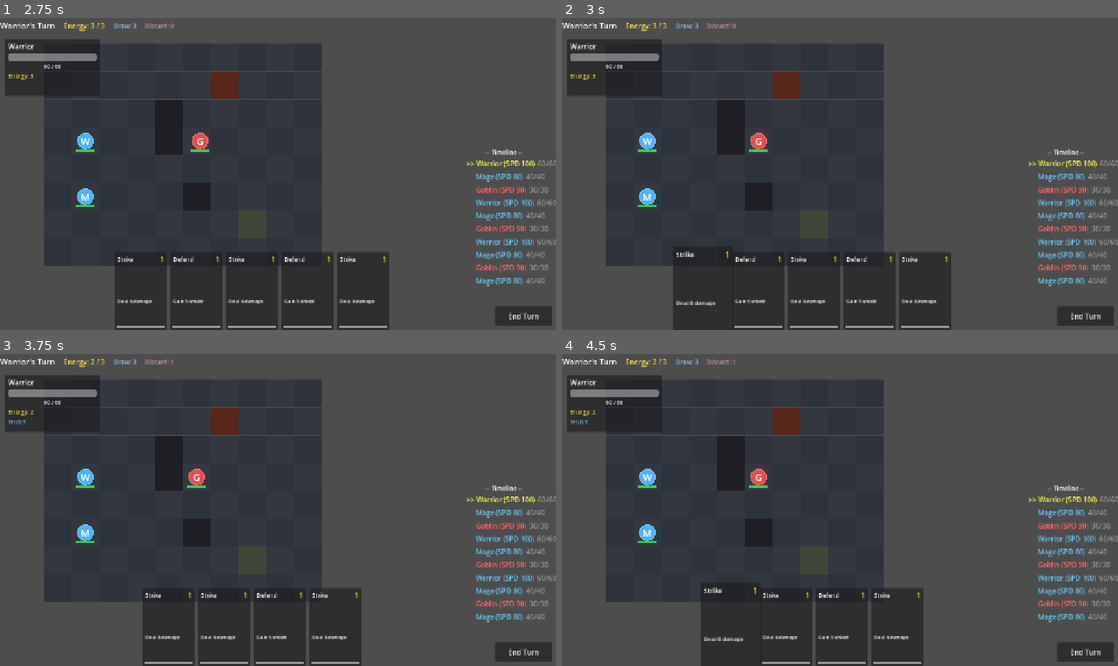
Above: before the commit, frames 1-4 (two rows, left to right).
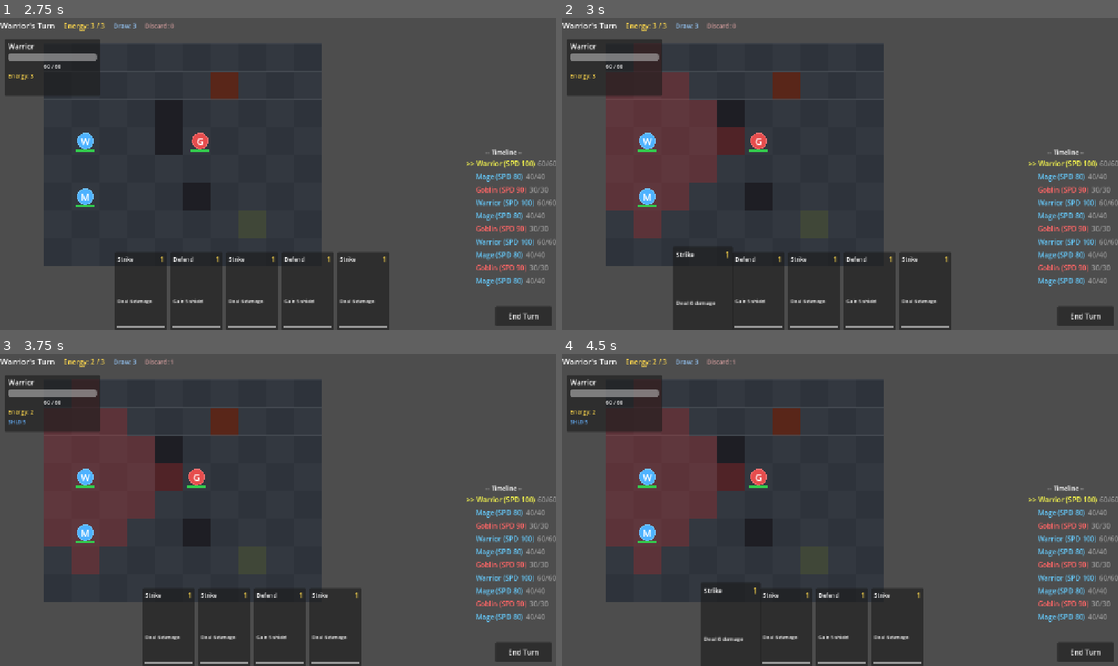
Above: after the commit, the same moments.

Repository: ihwooMil/gridspire
Game: Godot game, scene res://scenes/main.tscn
Two runs of this game, one before a commit and one after it. Both use one fixed random seed, a clock stepped at 60 frames per second and the inputs below.
Inputs (mouse positions are in pixels of both pictures, inside the frame that each line leads up to):
- Up to frame 1 (2.75 s): click "End Turn" at 0.5 s; click "End Turn" at 1.25 s; click "End Turn" at 2 s
- Up to frame 2 (3 s): move the mouse to (701, 289) at 2.77 s; click (701, 289) at 2.92 s
- Up to frame 3 (3.75 s): tap Enter at 3.5 s; move the mouse to (194, 625) at 3.52 s; click (194, 625) at 3.67 s
- Up to frame 4 (4.5 s): tap Space at 4.25 s; move the mouse to (728, 625) at 4.27 s; click (728, 625) at 4.42 s

Frame 1 is identical in both runs. In frame 2, 7.8% of the frame differs, in the area x 7-33%, y 17-71%; in frame 3, 7.8%; in frame 4, 7.8%.

Commit message:
docs: add requirements and design documents, fix input and targeting
Documentation:
- docs/REQUIREMENTS.md: full game requirements (REQ-01 ~ REQ-11 + future)
- docs/DESIGN.md: system architecture, data models, signal map, file structure
- Updated ARCHITECTURE.md scene tree to reflect current state

Bug fixes:
- Set mouse_filter=IGNORE on BattleHUD/TopBar/CardHand/TimelineBar to unblock grid clicks
- Add card targeting system: manual target selection for SINGLE_ENEMY/ALLY/TILE/AREA cards
- Right-click to cancel targeting or deselect character
- Route movement through BattleManager for turn-limit enforcement

Co-Authored-By: Claude Opus 4.6 <noreply@anthropic.com>

Diff:
--- a/project.godot
+++ b/project.godot
@@ -1,6 +1,10 @@
 ; Engine configuration file.
 ; It's best edited using the editor UI and not directly,
-; but it can also be manually edited.
+; since the parameters that go here are not all obvious.
+;
+; Format:
+;   [section] ; section goes between []
+;   param=value ; assign values to parameters
 
 config_version=5
 
@@ -9,7 +13,7 @@
 config/name="GridSpire"
 config/description="A tactical deckbuilding RPG with grid-based combat and speed-based timeline turns."
 run/main_scene="res://scenes/main.tscn"
-config/features=PackedStringArray("4.3", "GL Compatibility")
+config/features=PackedStringArray("4.4", "GL Compatibility")
 config/icon="res://assets/sprites/icon.svg"
 
 [autoload]
@@ -30,7 +34,8 @@
 
 click={
 "deadzone": 0.5,
-"events": [Object(InputEventMouseButton,"resource_local_to_s …(138 unchanged characters)… se,"button_mask":1,"position":Vector2(0,0),"global_position":Vector2(0,0),"factor":1.0,"button_index":1,"canceled":false,"pressed":true,"double_click":false,"script":null)]
+"events": [Object(InputEventMouseButton,"resource_local_to_s …(138 unchanged characters)… se,"button_mask":1,"position":Vector2(0, 0),"global_position":Vector2(0, 0),"factor":1.0,"button_index":1,"canceled":false,"pressed":true,"double_click":false,"script":null)
+]
 }
 
 [rendering]
--- a/resources/cards/bash.tres
+++ b/resources/cards/bash.tres
@@ -1,7 +1,7 @@
-[gd_resource type="Resource" script_class="CardData" load_steps=3 format=3]
+[gd_resource type="Resource" script_class="CardData" load_steps=5 format=3 uid="uid://bbtekyhegpmhy"]
 
-[ext_resource type="Script" path="res://scripts/core/card_resource.gd" id="1"]
-[ext_resource type="Script" path="res://scripts/core/card_effect_resource.gd" id="2"]
+[ext_resource type="Script" uid="uid://dbce0eii7paqv" path="res://scripts/core/card_resource.gd" id="1"]
+[ext_resource type="Script" uid="uid://bgoks5d7mj8yf" path="res://scripts/core/card_effect_resource.gd" id="2"]
 
 [sub_resource type="Resource" id="effect_damage"]
 script = ExtResource("2")
@@ -30,5 +30,5 @@
 range_min = 1
 range_max = 1
 target_type = 2
-effects = [SubResource("effect_damage"), SubResource("effect_stun")]
+effects = Array[ExtResource("2")]([SubResource("effect_damage"), SubResource("effect_stun")])
 rarity = 1
--- a/resources/cards/defend.tres
+++ b/resources/cards/defend.tres
@@ -1,7 +1,7 @@
-[gd_resource type="Resource" script_class="CardData" load_steps=3 format=3]
+[gd_resource type="Resource" script_class="CardData" load_steps=4 format=3 uid="uid://ciug7lh22tgux"]
 
-[ext_resource type="Script" path="res://scripts/core/card_resource.gd" id="1"]
-[ext_resource type="Script" path="res://scripts/core/card_effect_resource.gd" id="2"]
+[ext_resource type="Script" uid="uid://dbce0eii7paqv" path="res://scripts/core/card_resource.gd" id="1"]
+[ext_resource type="Script" uid="uid://bgoks5d7mj8yf" path="res://scripts/core/card_effect_resource.gd" id="2"]
 
 [sub_resource type="Resource" id="effect_1"]
 script = ExtResource("2")
@@ -21,5 +21,5 @@
 range_min = 0
 range_max = 0
 target_type = 0
-effects = [SubResource("effect_1")]
+effects = Array[ExtResource("2")]([SubResource("effect_1")])
 rarity = 0
--- a/resources/cards/fireball.tres
+++ b/resources/cards/fireball.tres
@@ -1,7 +1,7 @@
-[gd_resource type="Resource" script_class="CardData" load_steps=3 format=3]
+[gd_resource type="Resource" script_class="CardData" load_steps=4 format=3 uid="uid://cxhs5841i3n5u"]
 
-[ext_resource type="Script" path="res://scripts/core/card_resource.gd" id="1"]
-[ext_resource type="Script" path="res://scripts/core/card_effect_resource.gd" id="2"]
+[ext_resource type="Script" uid="uid://dbce0eii7paqv" path="res://scripts/core/card_resource.gd" id="1"]
+[ext_resource type="Script" uid="uid://bgoks5d7mj8yf" path="res://scripts/core/card_effect_resource.gd" id="2"]
 
 [sub_resource type="Resource" id="effect_1"]
 script = ExtResource("2")
@@ -21,5 +21,5 @@
 range_min = 1
 range_max = 4
 target_type = 6
-effects = [SubResource("effect_1")]
+effects = Array[ExtResource("2")]([SubResource("effect_1")])
 rarity = 1
--- a/resources/cards/heal.tres
+++ b/resources/cards/heal.tres
@@ -1,7 +1,7 @@
-[gd_resource type="Resource" script_class="CardData" load_steps=3 format=3]
+[gd_resource type="Resource" script_class="CardData" load_steps=4 format=3 uid="uid://bl87bl2xd3co4"]
 
-[ext_resource type="Script" path="res://scripts/core/card_resource.gd" id="1"]
-[ext_resource type="Script" path="res://scripts/core/card_effect_resource.gd" id="2"]
+[ext_resource type="Script" uid="uid://dbce0eii7paqv" path="res://scripts/core/card_resource.gd" id="1"]
+[ext_resource type="Script" uid="uid://bgoks5d7mj8yf" path="res://scripts/core/card_effect_resource.gd" id="2"]
 
 [sub_resource type="Resource" id="effect_1"]
 script = ExtResource("2")
@@ -21,5 +21,5 @@
 range_min = 0
 range_max = 3
 target_type = 1
-effects = [SubResource("effect_1")]
+effects = Array[ExtResource("2")]([SubResource("effect_1")])
 rarity = 0
--- a/resources/cards/poison_dart.tres
+++ b/resources/cards/poison_dart.tres
@@ -1,7 +1,7 @@
-[gd_resource type="Resource" script_class="CardData" load_steps=3 format=3]
+[gd_resource type="Resource" script_class="CardData" load_steps=5 format=3 uid="uid://fvy01k17hth7"]
 
-[ext_resource type="Script" path="res://scripts/core/card_resource.gd" id="1"]
-[ext_resource type="Script" path="res://scripts/core/card_effect_resource.gd" id="2"]
+[ext_resource type="Script" uid="uid://dbce0eii7paqv" path="res://scripts/core/card_resource.gd" id="1"]
+[ext_resource type="Script" uid="uid://bgoks5d7mj8yf" path="res://scripts/core/card_effect_resource.gd" id="2"]
 
 [sub_resource type="Resource" id="effect_damage"]
 script = ExtResource("2")
@@ -30,5 +30,5 @@
 range_min = 1
 range_max = 3
 target_type = 2
-effects = [SubResource("effect_damage"), SubResource("effect_poison")]
+effects = Array[ExtResource("2")]([SubResource("effect_damage"), SubResource("effect_poison")])
 rarity = 1
--- a/resources/cards/quick_step.tres
+++ b/resources/cards/quick_step.tres
@@ -1,7 +1,7 @@
-[gd_resource type="Resource" script_class="CardData" load_steps=3 format=3]
+[gd_resource type="Resource" script_class="CardData" load_steps=5 format=3 uid="uid://dfe7r14mtwgh3"]
 
-[ext_resource type="Script" path="res://scripts/core/card_resource.gd" id="1"]
-[ext_resource type="Script" path="res://scripts/core/card_effect_resource.gd" id="2"]
+[ext_resource type="Script" uid="uid://dbce0eii7paqv" path="res://scripts/core/card_resource.gd" id="1"]
+[ext_resource type="Script" uid="uid://bgoks5d7mj8yf" path="res://scripts/core/card_effect_resource.gd" id="2"]
 
 [sub_resource type="Resource" id="effect_haste"]
 script = ExtResource("2")
@@ -30,5 +30,5 @@
 range_min = 0
 range_max = 0
 target_type = 0
-effects = [SubResource("effect_haste"), SubResource("effect_draw")]
+effects = Array[ExtResource("2")]([SubResource("effect_haste"), SubResource("effect_draw")])
 rarity = 1
--- a/resources/cards/rally.tres
+++ b/resources/cards/rally.tres
@@ -1,7 +1,7 @@
-[gd_resource type="Resource" script_class="CardData" load_steps=3 format=3]
+[gd_resource type="Resource" script_class="CardData" load_steps=4 format=3 uid="uid://sbf7iqma5fmi"]
 
-[ext_resource type="Script" path="res://scripts/core/card_resource.gd" id="1"]
-[ext_resource type="Script" path="res://scripts/core/card_effect_resource.gd" id="2"]
+[ext_resource type="Script" uid="uid://dbce0eii7paqv" path="res://scripts/core/card_resource.gd" id="1"]
+[ext_resource type="Script" uid="uid://bgoks5d7mj8yf" path="res://scripts/core/card_effect_resource.gd" id="2"]
 
 [sub_resource type="Resource" id="effect_area_buff"]
 script = ExtResource("2")
@@ -21,5 +21,5 @@
 range_min = 0
 range_max = 0
 target_type = 6
-effects = [SubResource("effect_area_buff")]
+effects = Array[ExtResource("2")]([SubResource("effect_area_buff")])
 rarity = 2
--- a/resources/cards/shield_bash.tres
+++ b/resources/cards/shield_bash.tres
@@ -1,7 +1,7 @@
-[gd_resource type="Resource" script_class="CardData" load_steps=3 format=3]
+[gd_resource type="Resource" script_class="CardData" load_steps=5 format=3 uid="uid://bmikkr38iuah3"]
 
-[ext_resource type="Script" path="res://scripts/core/card_resource.gd" id="1"]
-[ext_resource type="Script" path="res://scripts/core/card_effect_resource.gd" id="2"]
+[ext_resource type="Script" uid="uid://dbce0eii7paqv" path="res://scripts/core/card_resource.gd" id="1"]
+[ext_resource type="Script" uid="uid://bgoks5d7mj8yf" path="res://scripts/core/card_effect_resource.gd" id="2"]
 
 [sub_resource type="Resource" id="effect_shield"]
 script = ExtResource("2")
@@ -30,5 +30,5 @@
 range_min = 1
 range_max = 1
 target_type = 2
-effects = [SubResource("effect_shield"), SubResource("effect_push")]
+effects = Array[ExtResource("2")]([SubResource("effect_shield"), SubResource("effect_push")])
 rarity = 1
--- a/resources/cards/strike.tres
+++ b/resources/cards/strike.tres
@@ -1,7 +1,7 @@
-[gd_resource type="Resource" script_class="CardData" load_steps=3 format=3]
+[gd_resource type="Resource" script_class="CardData" load_steps=4 format=3 uid="uid://m1ojgvuk1kcr"]
 
-[ext_resource type="Script" path="res://scripts/core/card_resource.gd" id="1"]
-[ext_resource type="Script" path="res://scripts/core/card_effect_resource.gd" id="2"]
+[ext_resource type="Script" uid="uid://dbce0eii7paqv" path="res://scripts/core/card_resource.gd" id="1"]
+[ext_resource type="Script" uid="uid://bgoks5d7mj8yf" path="res://scripts/core/card_effect_resource.gd" id="2"]
 
 [sub_resource type="Resource" id="effect_1"]
 script = ExtResource("2")
@@ -21,5 +21,5 @@
 range_min = 1
 range_max = 1
 target_type = 2
-effects = [SubResource("effect_1")]
+effects = Array[ExtResource("2")]([SubResource("effect_1")])
 rarity = 0
--- a/resources/cards/war_cry.tres
+++ b/resources/cards/war_cry.tres
@@ -1,7 +1,7 @@
-[gd_resource type="Resource" script_class="CardData" load_steps=3 format=3]
+[gd_resource type="Resource" script_class="CardData" load_steps=4 format=3 uid="uid://cadu6wbsou7rn"]
 
-[ext_resource type="Script" path="res://scripts/core/card_resource.gd" id="1"]
-[ext_resource type="Script" path="res://scripts/core/card_effect_resource.gd" id="2"]
+[ext_resource type="Script" uid="uid://dbce0eii7paqv" path="res://scripts/core/card_resource.gd" id="1"]
+[ext_resource type="Script" uid="uid://bgoks5d7mj8yf" path="res://scripts/core/card_effect_resource.gd" id="2"]
 
 [sub_resource type="Resource" id="effect_strength"]
 script = ExtResource("2")
@@ -21,5 +21,5 @@
 range_min = 0
 range_max = 0
 target_type = 0
-effects = [SubResource("effect_strength")]
+effects = Array[ExtResource("2")]([SubResource("effect_strength")])
 rarity = 1
--- a/resources/characters/goblin.tres
+++ b/resources/characters/goblin.tres
@@ -1,6 +1,7 @@
-[gd_resource type="Resource" script_class="CharacterData" load_steps=2 format=3]
+[gd_resource type="Resource" script_class="CharacterData" load_steps=3 format=3 uid="uid://27aeh5nqf3o5"]
 
-[ext_resource type="Script" path="res://scripts/core/character_resource.gd" id="1"]
+[ext_resource type="Script" uid="uid://3x6wfktdn1dt" path="res://scripts/core/character_resource.gd" id="1"]
+[ext_resource type="Script" uid="uid://dbce0eii7paqv" path="res://scripts/core/card_resource.gd" id="2_qacji"]
 
 [resource]
 script = ExtResource("1")
@@ -13,4 +14,4 @@
 energy_per_turn = 2
 move_range = 2
 grid_position = Vector2i(0, 0)
-starting_deck = []
+starting_deck = Array[ExtResource("2_qacji")]([])
--- a/resources/characters/mage.tres
+++ b/resources/characters/mage.tres
@@ -1,6 +1,7 @@
-[gd_resource type="Resource" script_class="CharacterData" load_steps=2 format=3]
+[gd_resource type="Resource" script_class="CharacterData" load_steps=3 format=3 uid="uid://cwh1dxv6dxjql"]
 
-[ext_resource type="Script" path="res://scripts/core/character_resource.gd" id="1"]
+[ext_resource type="Script" uid="uid://3x6wfktdn1dt" path="res://scripts/core/character_resource.gd" id="1"]
+[ext_resource type="Script" uid="uid://dbce0eii7paqv" path="res://scripts/core/card_resource.gd" id="2_8byoi"]
 
 [resource]
 script = ExtResource("1")
@@ -13,4 +14,4 @@
 energy_per_turn = 3
 move_range = 2
 grid_position = Vector2i(0, 0)
-starting_deck = []
+starting_deck = Array[ExtResource("2_8byoi")]([])
--- a/resources/characters/orc.tres
+++ b/resources/characters/orc.tres
@@ -1,6 +1,7 @@
-[gd_resource type="Resource" script_class="CharacterData" load_steps=2 format=3]
+[gd_resource type="Resource" script_class="CharacterData" load_steps=3 format=3 uid="uid://dmtrfnga2pgxe"]
 
-[ext_resource type="Script" path="res://scripts/core/character_resource.gd" id="1"]
+[ext_resource type="Script" uid="uid://3x6wfktdn1dt" path="res://scripts/core/character_resource.gd" id="1"]
+[ext_resource type="Script" uid="uid://dbce0eii7paqv" path="res://scripts/core/card_resource.gd" id="2_25bke"]
 
 [resource]
 script = ExtResource("1")
@@ -13,4 +14,4 @@
 energy_per_turn = 2
 move_range = 2
 grid_position = Vector2i(0, 0)
-starting_deck = []
+starting_deck = Array[ExtResource("2_25bke")]([])
--- a/resources/characters/rogue.tres
+++ b/resources/characters/rogue.tres
@@ -1,6 +1,7 @@
-[gd_resource type="Resource" script_class="CharacterData" load_steps=2 format=3]
+[gd_resource type="Resource" script_class="CharacterData" load_steps=3 format=3 uid="uid://t2mwe005nw28"]
 
-[ext_resource type="Script" path="res://scripts/core/character_resource.gd" id="1"]
+[ext_resource type="Script" uid="uid://3x6wfktdn1dt" path="res://scripts/core/character_resource.gd" id="1"]
+[ext_resource type="Script" uid="uid://dbce0eii7paqv" path="res://scripts/core/card_resource.gd" id="2_fthiu"]
 
 [resource]
 script = ExtResource("1")
@@ -13,4 +14,4 @@
 energy_per_turn = 3
 move_range = 4
 grid_position = Vector2i(0, 0)
-starting_deck = []
+starting_deck = Array[ExtResource("2_fthiu")]([])
--- a/resources/characters/skeleton_mage.tres
+++ b/resources/characters/skeleton_mage.tres
@@ -1,6 +1,7 @@
-[gd_resource type="Resource" script_class="CharacterData" load_steps=2 format=3]
+[gd_resource type="Resource" script_class="CharacterData" load_steps=3 format=3 uid="uid://bnmsjovoid8w5"]
 
-[ext_resource type="Script" path="res://scripts/core/character_resource.gd" id="1"]
+[ext_resource type="Script" uid="uid://3x6wfktdn1dt" path="res://scripts/core/character_resource.gd" id="1"]
+[ext_resource type="Script" uid="uid://dbce0eii7paqv" path="res://scripts/core/card_resource.gd" id="2_h4hbw"]
 
 [resource]
 script = ExtResource("1")
@@ -13,4 +14,4 @@
 energy_per_turn = 3
 move_range = 2
 grid_position = Vector2i(0, 0)
-starting_deck = []
+starting_deck = Array[ExtResource("2_h4hbw")]([])
--- a/resources/characters/warrior.tres
+++ b/resources/characters/warrior.tres
@@ -1,6 +1,7 @@
-[gd_resource type="Resource" script_class="CharacterData" load_steps=2 format=3]
+[gd_resource type="Resource" script_class="CharacterData" load_steps=3 format=3 uid="uid://djc6gsnup0bgn"]
 
-[ext_resource type="Script" path="res://scripts/core/character_resource.gd" id="1"]
+[ext_resource type="Script" uid="uid://3x6wfktdn1dt" path="res://scripts/core/character_resource.gd" id="1"]
+[ext_resource type="Script" uid="uid://dbce0eii7paqv" path="res://scripts/core/card_resource.gd" id="2_mgr31"]
 
 [resource]
 script = ExtResource("1")
@@ -13,4 +14,4 @@
 energy_per_turn = 3
 move_range = 3
 grid_position = Vector2i(0, 0)
-starting_deck = []
+starting_deck = Array[ExtResource("2_mgr31")]([])
--- a/scenes/ui/battle_hud.tscn
+++ b/scenes/ui/battle_hud.tscn
@@ -12,6 +12,7 @@
 anchor_bottom = 1.0
 grow_horizontal = 2
 grow_vertical = 2
+mouse_filter = 2
 script = ExtResource("1")
 
 [node name="TopBar" type="HBoxContainer" parent="."]
@@ -20,6 +21,7 @@
 anchor_right = 1.0
 offset_bottom = 40.0
 grow_horizontal = 2
+mouse_filter = 2
 theme_override_constants/separation = 20
 
 [node name="BattleTurnLabel" type="Label" parent="TopBar"]
--- a/scenes/ui/card_hand.tscn
+++ b/scenes/ui/card_hand.tscn
@@ -1,8 +1,9 @@
-[gd_scene load_steps=2 format=3 uid="uid://card_hand_scene"]
+[gd_scene load_steps=2 format=3 uid="uid://dpe0hsji6ohil"]
 
-[ext_resource type="Script" path="res://scripts/ui/card_hand.gd" id="1"]
+[ext_resource type="Script" uid="uid://bqefrgcoye4x" path="res://scripts/ui/card_hand.gd" id="1"]
 
 [node name="CardHand" type="HBoxContainer"]
+mouse_filter = 2
 anchors_preset = 12
 anchor_top = 1.0
 anchor_right = 1.0
--- a/scenes/ui/timeline_bar.tscn
+++ b/scenes/ui/timeline_bar.tscn
@@ -1,8 +1,9 @@
-[gd_scene load_steps=2 format=3 uid="uid://timeline_bar_scene"]
+[gd_scene load_steps=2 format=3 uid="uid://c44ehw2wonxj6"]
 
-[ext_resource type="Script" path="res://scripts/ui/timeline_bar.gd" id="1"]
+[ext_resource type="Script" uid="uid://cxpblq423s0nr" path="res://scripts/ui/timeline_bar.gd" id="1"]
 
 [node name="TimelineBar" type="VBoxContainer"]
+mouse_filter = 2
 anchors_preset = 3
 anchor_left = 1.0
 anchor_top = 1.0
--- a/scripts/core/main.gd
+++ b/scripts/core/main.gd
@@ -9,6 +9,10 @@
 	BattleManager.character_damaged.connect(_on_character_damaged)
 	BattleManager.character_healed.connect(_on_character_healed)
 	BattleManager.character_died.connect(_on_character_died)
+
+	# Wire up card targeting: HUD requests targeting → grid shows range → grid returns target
+	battle_hud.targeting_requested.connect(_on_targeting_requested)
+	grid_container.target_selected.connect(_on_target_selected)
 
 	# For now, start a test battle
 	_start_test_battle()
@@ -110,6 +114,14 @@
 		tile.occupant = null
 
 
+func _on_targeting_requested(card: CardData, source: CharacterData) -> void:
+	grid_container.enter_targeting_mode(card, source)
+
+
+func _on_target_selected(card: CardData, source: CharacterData, target: Variant) -> void:
+	BattleManager.play_card(card, source, target)
+
+
 func _spawn_damage_popup(character: CharacterData, amount: int, is_damage: bool) -> void:
 	var popup := DamagePopup.new()
 	var world_pos: Vector2 = GridManager.grid_to_world(character.grid_position)
--- a/scripts/grid/grid_visual.gd
+++ b/scripts/grid/grid_visual.gd
@@ -8,6 +8,8 @@
 signal character_selected(character: CharacterData)
 signal character_deselected()
 signal movement_animation_finished(character: CharacterData)
+signal target_selected(card: CardData, source: CharacterData, target: Variant)
+signal targeting_cancelled()
 
 ## Tile colors
 const COLOR_FLOOR := Color(0.2, 0.22, 0.25)
@@ -46,6 +48,11 @@
 
 ## Character sprite nodes: CharacterData -> Node2D
 var character_sprites: Dictionary = {}
+
+## Card targeting state
+var _targeting: bool = false
+var _targeting_card: CardData = null
+var _targeting_source: CharacterData = null
 
 ## Movement animation state
 var _animating: bool = false
@@ -332,6 +339,16 @@
 
 
 func _handle_mouse_click(event: InputEventMouseButton) -> void:
+	if event.button_index == MOUSE_BUTTON_RIGHT and event.pressed:
+		# Right-click cancels targeting
+		if _targeting:
+			exit_targeting_mode()
+			return
+		if selected_character:
+			deselect_character()
+			return
+		return
+
 	if event.button_index != MOUSE_BUTTON_LEFT or not event.pressed:
 		return
 
@@ -345,6 +362,11 @@
 	var tile: GridTile = GridManager.get_tile(grid_pos)
 
 	if _animating:
+		return
+
+	# Card targeting mode: clicking selects a target
+	if _targeting:
+		_handle_targeting_click(grid_pos, tile)
 		return
 
 	if selected_character:
@@ -352,7 +374,7 @@
 		if grid_pos in highlighted_move_tiles:
 			var character: CharacterData = selected_character
 			deselect_character()
-			GridManager.move_character(character, grid_pos)
+			BattleManager.move_character(character, grid_pos)
 		else:
 			deselect_character()
 			# If clicking another character, select them
@@ -413,3 +435,64 @@
 	path_preview_tiles = []
 	selected_tile = Vector2i(-1, -1)
 	queue_redraw()
+
+
+## Enter card targeting mode: show attack range and wait for target click.
+func enter_targeting_mode(card: CardData, source: CharacterData) -> void:
+	deselect_character()
+	_targeting = true
+	_targeting_card = card
+	_targeting_source = source
+	# Show attack range from source position
+	highlighted_attack_tiles = GridManager.get_tiles_in_range(
+		source.grid_position, card.range_min, card.range_max
+	)
+	queue_redraw()
+
+
+## Exit card targeting mode.
+func exit_targeting_mode() -> void:
+	_targeting = false
+	_targeting_card = null
+	_targeting_source = null
+	highlighted_attack_tiles = []
+	targeting_cancelled.emit()
+	queue_redraw()
+
+
+## Handle a click during targeting mode.
+func _handle_targeting_click(grid_pos: Vector2i, tile: GridTile) -> void:
+	if not _targeting or _targeting_card == null:
+		return
+
+	var card: CardData = _targeting_card
+	var source: CharacterData = _targeting_source
+
+	# Check if clicked position is in attack range
+	if grid_pos not in highlighted_attack_tiles:
+		exit_targeting_mode()
+		return
+
+	var target: Variant = null
+
+	match card.target_type:
+		Enums.TargetType.SINGLE_ENEMY:
+			if tile and tile.occupant and tile.occupant.faction == Enums.Faction.ENEMY and tile.occupant.is_alive():
+				target = tile.occupant
+		Enums.TargetType.SINGLE_ALLY:
+			if tile and tile.occupant and tile.occupant.faction == Enums.Faction.PLAYER and tile.occupant.is_alive():
+				target = tile.occupant
+		Enums.TargetType.TILE, Enums.TargetType.AREA:
+			target = grid_pos
+
+	if target != null:
+		# Clear targeting state before emitting signal
+		_targeting = false
+		_targeting_card = null
+		_targeting_source = null
+		highlighted_attack_tiles = []
+		queue_redraw()
+		target_selected.emit(card, source, target)
+	else:
+		# Invalid target, cancel
+		exit_targeting_mode()
--- a/scripts/ui/battle_hud.gd
+++ b/scripts/ui/battle_hud.gd
@@ -11,6 +11,8 @@
 @onready var turn_label: Label = %BattleTurnLabel
 @onready var draw_count_label: Label = %DrawCountLabel
 @onready var discard_count_label: Label = %DiscardCountLabel
+
+signal targeting_requested(card: CardData, source: CharacterData)
 
 var _active_character: CharacterData = null
 
@@ -72,10 +74,16 @@
 		return
 	if _active_character.faction != Enums.Faction.PLAYER:
 		return
-	# Use BattleManager's valid target system for auto-targeting
-	var targets: Array = BattleManager.get_valid_targets(card, _active_character)
-	if not targets.is_empty():
-		BattleManager.play_card(card, _active_character, targets[0])
+
+	# Cards that auto-target (no manual selection needed)
+	match card.target_type:
+		Enums.TargetType.SELF, Enums.TargetType.NONE, Enums.TargetType.ALL_ALLIES, Enums.TargetType.ALL_ENEMIES:
+			var targets: Array = BattleManager.get_valid_targets(card, _active_character)
+			if not targets.is_empty():
+				BattleManager.play_card(card, _active_character, targets[0])
+		_:
+			# Cards that need manual targeting (SINGLE_ENEMY, SINGLE_ALLY, TILE, AREA)
+			targeting_requested.emit(card, _active_character)
 
 
 func _on_end_turn_pressed() -> void:
Not shown: 1 places in scenes/battle/grid.tscn that only renumber resources
Not shown: 1 places in scenes/main.tscn that only renumber resources
Not shown: 1 places in scenes/menu/battle_result.tscn that only renumber resources
Not shown: 1 places in scenes/menu/title_screen.tscn that only renumber resources
Not shown: 1 places in scenes/ui/battle_hud.tscn that only renumber resources
Not shown: 1 places in scenes/ui/card_ui.tscn that only renumber resources
Not shown: 1 places in scenes/ui/character_info.tscn that only renumber resources
Not shown, added: scripts/cards/deck_manager.gd.uid
Not shown, added: scripts/combat/battle_manager.gd.uid
Not shown, added: scripts/combat/card_effect_resolver.gd.uid
Not shown, added: scripts/combat/combat_action.gd.uid
Not shown, added: scripts/combat/timeline_system.gd.uid
(and 24 more such lines)
